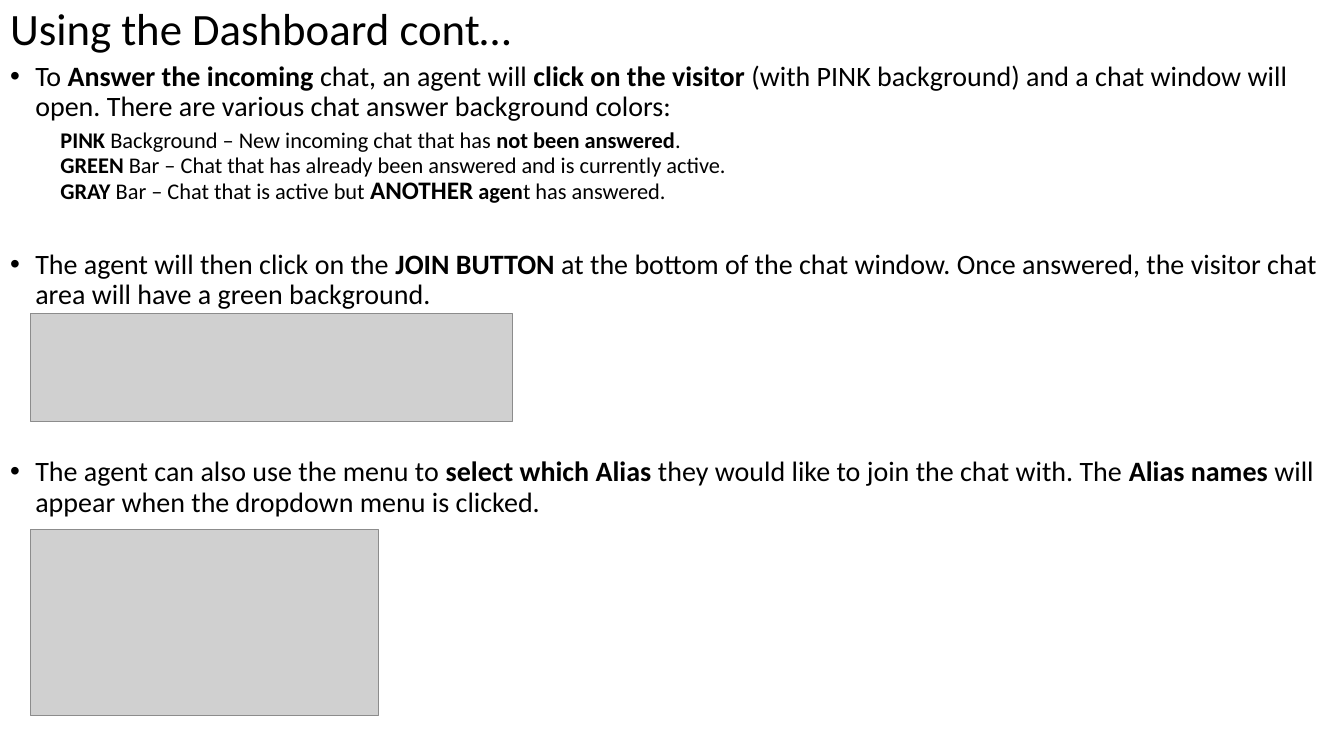
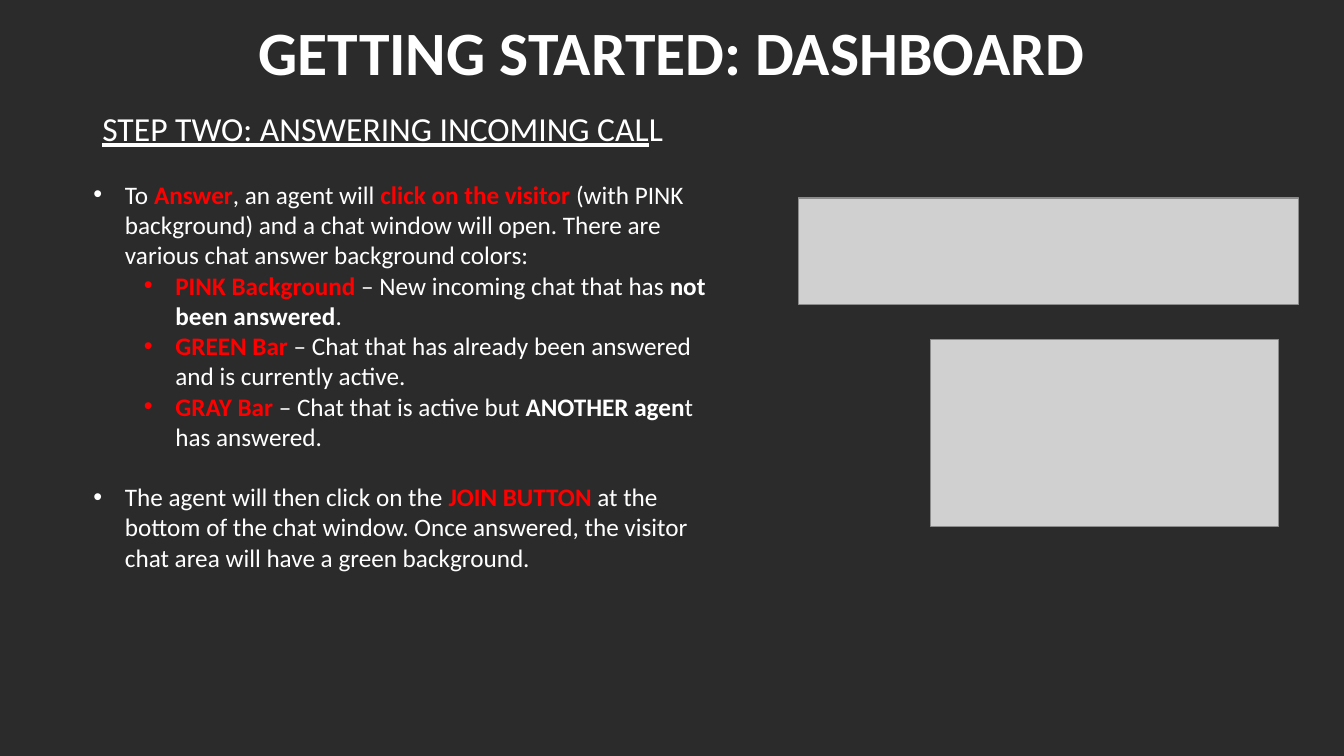
Before and after one commit to peterchege/platform, a slide deck: slide 6 of Tawt to documentation report.pptx (slide 4 before the commit). Drawn at 1344x756 pixels with LibreOffice and Linux fonts; fonts in the diff are those of the drawing; grey boxes stand for pictures; background and template pictures are left out; a plain dark background stands for a picture behind light text. Boxes give left, top, right and bottom in pixels: in the first picture for what was removed or moved away, otherwise in the second. Text is boxed around its words. In the diff, an @@ line names an element or a change of style, - is before the commit and + after.

```diff
--- a/Tawt to documentation report.pptx
+++ b/Tawt to documentation report.pptx
@@ background #FFFFFF to picture (left out) @@
@@ text removed at [10, 14, 511, 53] @@
-Using the Dashboard cont…
@@ title added at [259, 34, 1084, 76], 44 pt, text #FFFFFF, bold @@
+GETTING STARTED: DASHBOARD
@@ text added at [102, 119, 663, 147], 24 pt, text #FFFFFF, underline @@
+STEP TWO: ANSWERING INCOMING CALL
@@ text "To Answer, an agent will ...": place and size @@
-text "To Answer, an agent will ..." at [35, 65, 1316, 517]
+text "To Answer, an agent will ..." at [125, 186, 706, 572]
@@ text at [125, 186, 706, 446]: text changed; size 16 to 18 pt; text colour #000000 to #FFFFFF @@
-• To Answer the incoming chat, an agent will click on the visitor (with PINK background) and a chat window will open. There are various chat answer background colors:
-  PINK Background – New incoming chat that has not been answered.
-  GREEN Bar – Chat that has already been answered and is currently active.
-  GRAY Bar – Chat that is active but ANOTHER agent has answered.
+• To Answer, an agent will click on the visitor (with PINK background) and a chat window will open. There are various chat answer background colors:
+  • PINK Background – New incoming chat that has not been answered.
+  • GREEN Bar – Chat that has already been answered and is currently active.
+  • GRAY Bar – Chat that is active but ANOTHER agent has answered.
@@ picture: place and size @@
-picture at [30, 314, 512, 421]
+picture at [799, 198, 1299, 304]
@@ picture: place and size @@
-picture at [30, 529, 378, 716]
+picture at [931, 340, 1278, 526]
@@ text at [35, 461, 1313, 517]: paragraph removed @@
-• The agent can also use the menu to select which Alias they would like to join the chat with. The Alias names will appear when the dropdown menu is clicked.
@@ text at [125, 488, 687, 572]: size 20 to 18 pt, text colour #000000 to #FFFFFF in "The agent will then click on the ..."; text colour #000000 to #FF0000 in "JOIN BUTTON"; indent changed; line spacing 0.9 to 1; less space between paragraphs @@
```
Also in this commit, not shown: 2 other slides changed, 3 slides added.
